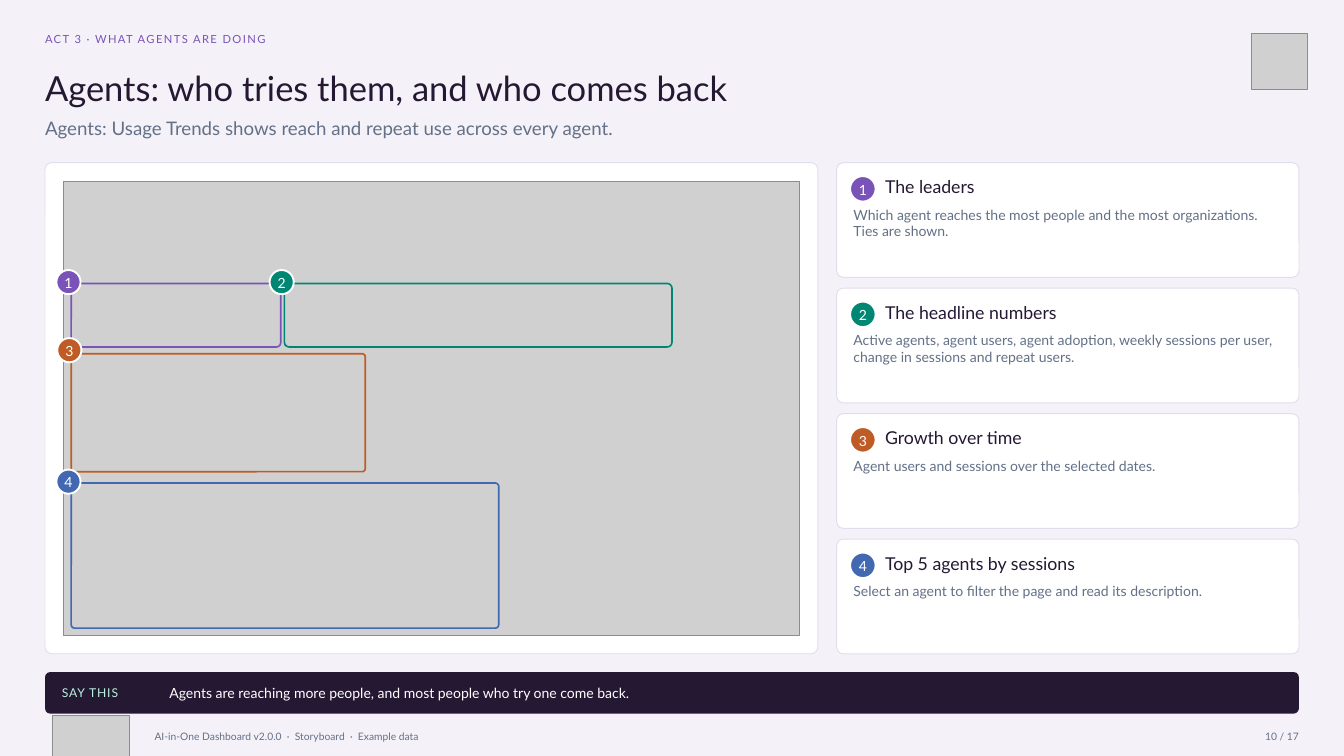
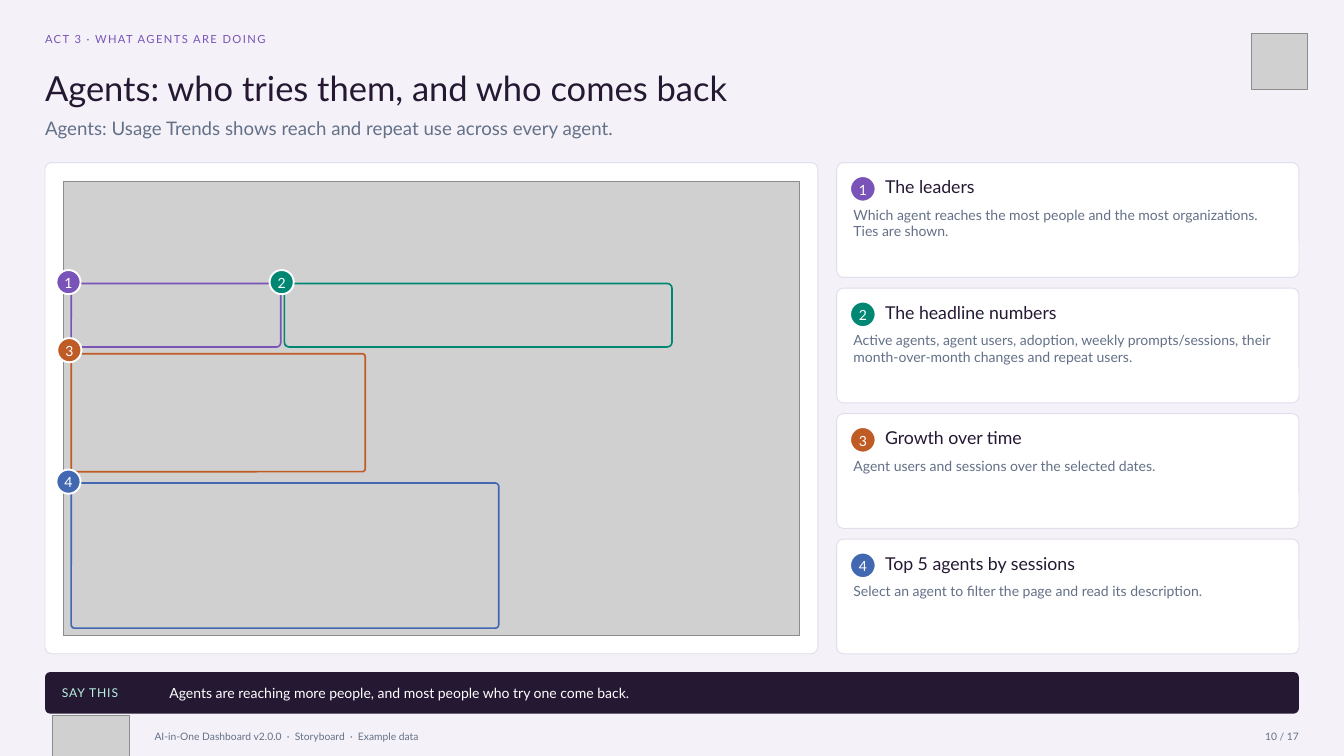
Before and after one commit to microsoft/AI-in-One-Dashboard, a slide deck: slide 10 of AI-in-One-v2.0.0-Storyboard.pptx. Drawn at 1344x756 pixels with LibreOffice and Linux fonts; fonts in the diff are those of the drawing; grey boxes stand for pictures. Boxes give left, top, right and bottom in pixels: in the first picture for what was removed or moved away, otherwise in the second. Text is boxed around its words. In the diff, an @@ line names an element or a change of style, - is before the commit and + after.

```diff
--- a/AI-in-One-v2.0.0-Storyboard.pptx
+++ b/AI-in-One-v2.0.0-Storyboard.pptx
@@ text at <box>853,334,1271,365</box>: text changed @@
-Active agents, agent users, agent adoption, weekly sessions per user, change in sessions and repeat users.
+Active agents, agent users, adoption, weekly prompts/sessions, their month-over-month changes and repeat users.
```
Also in this commit, not shown: 5 other slides changed, 28 other files.
